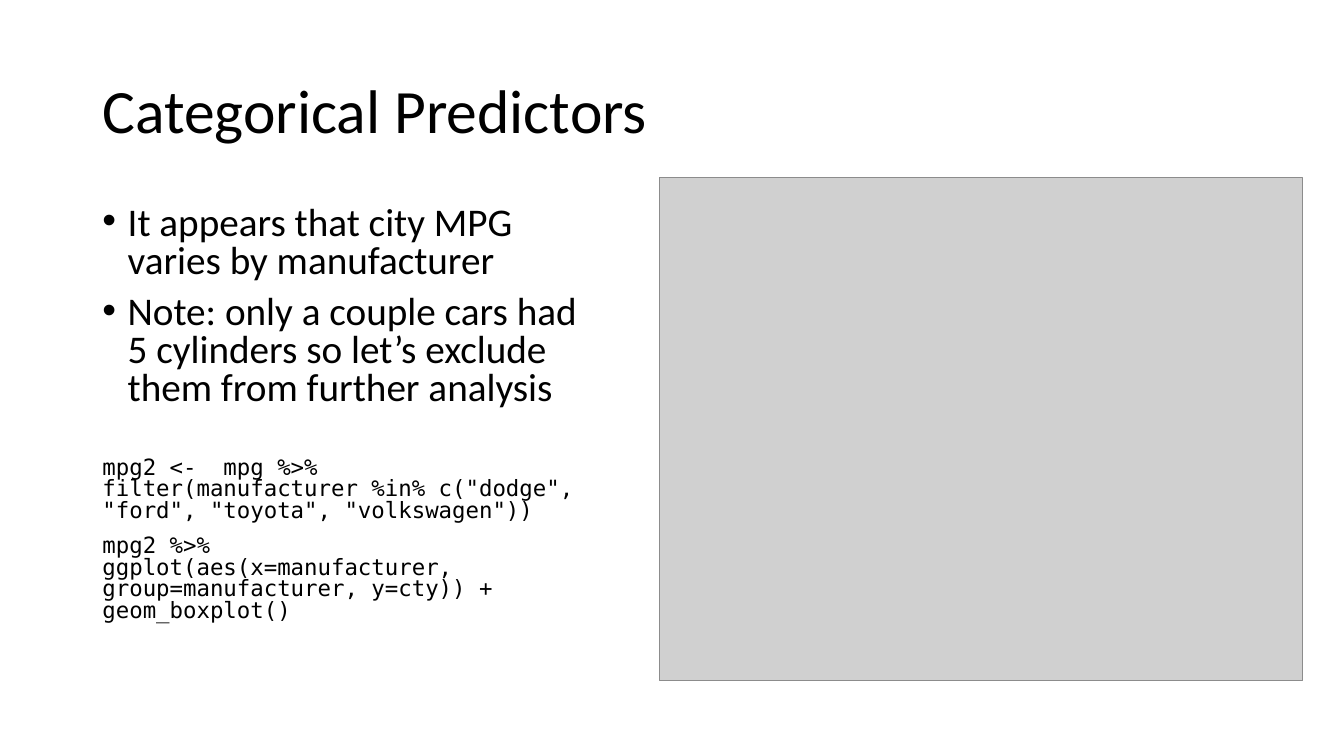
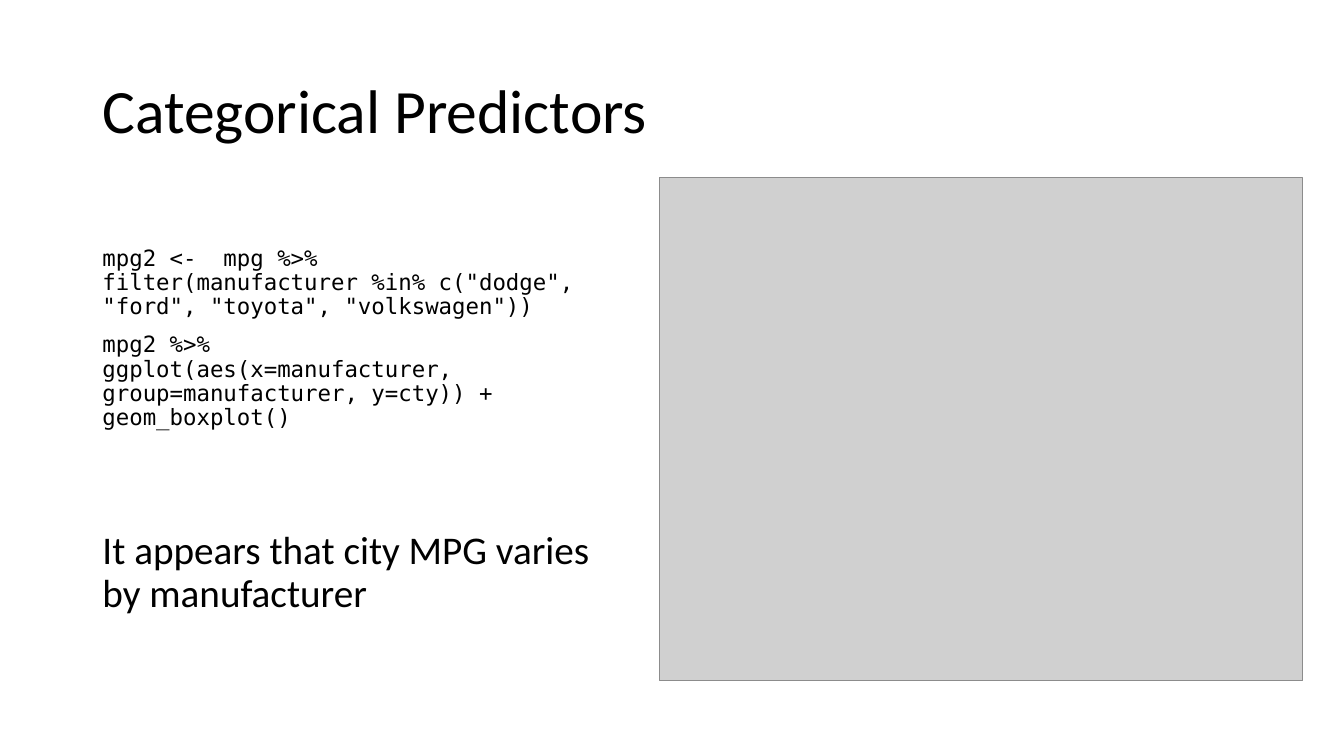
Before and after one commit to USCbiostats/LAsBEST, a slide deck: slide 3 of google-drive/week02/4Thurs/1_Week2_MultipleRegression.pptx. Drawn at 1344x756 pixels with LibreOffice and Linux fonts; fonts in the diff are those of the drawing; grey boxes stand for pictures; background and template pictures are left out. Boxes give left, top, right and bottom in pixels: in the first picture for what was removed or moved away, otherwise in the second. Text is boxed around its words. In the diff, an @@ line names an element or a change of style, - is before the commit and + after.

```diff
--- a/google-drive/week02/4Thurs/1_Week2_MultipleRegression.pptx
+++ b/google-drive/week02/4Thurs/1_Week2_MultipleRegression.pptx
@@ text at [128, 208, 577, 408]: paragraphs removed @@
-• It appears that city MPG varies by manufacturer
-• Note: only a couple cars had 5 cylinders so let’s exclude them from further analysis
@@ text at [102, 249, 574, 431]: line spacing 0.8 to 0.9 @@
@@ text at [102, 536, 589, 614]: paragraph added @@
+It appears that city MPG varies by manufacturer
```
Also in this commit, not shown: 1 slide added.
